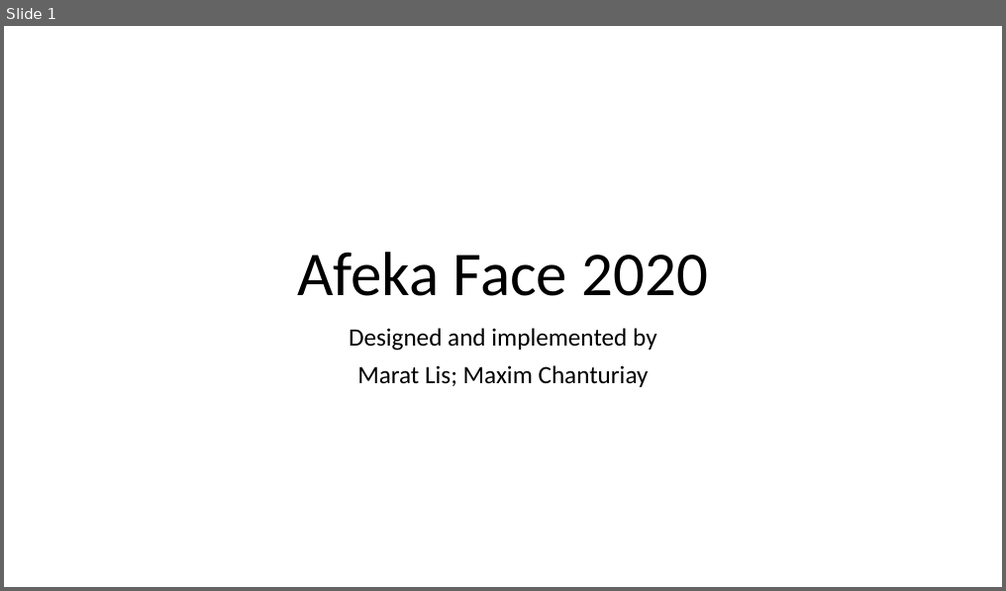
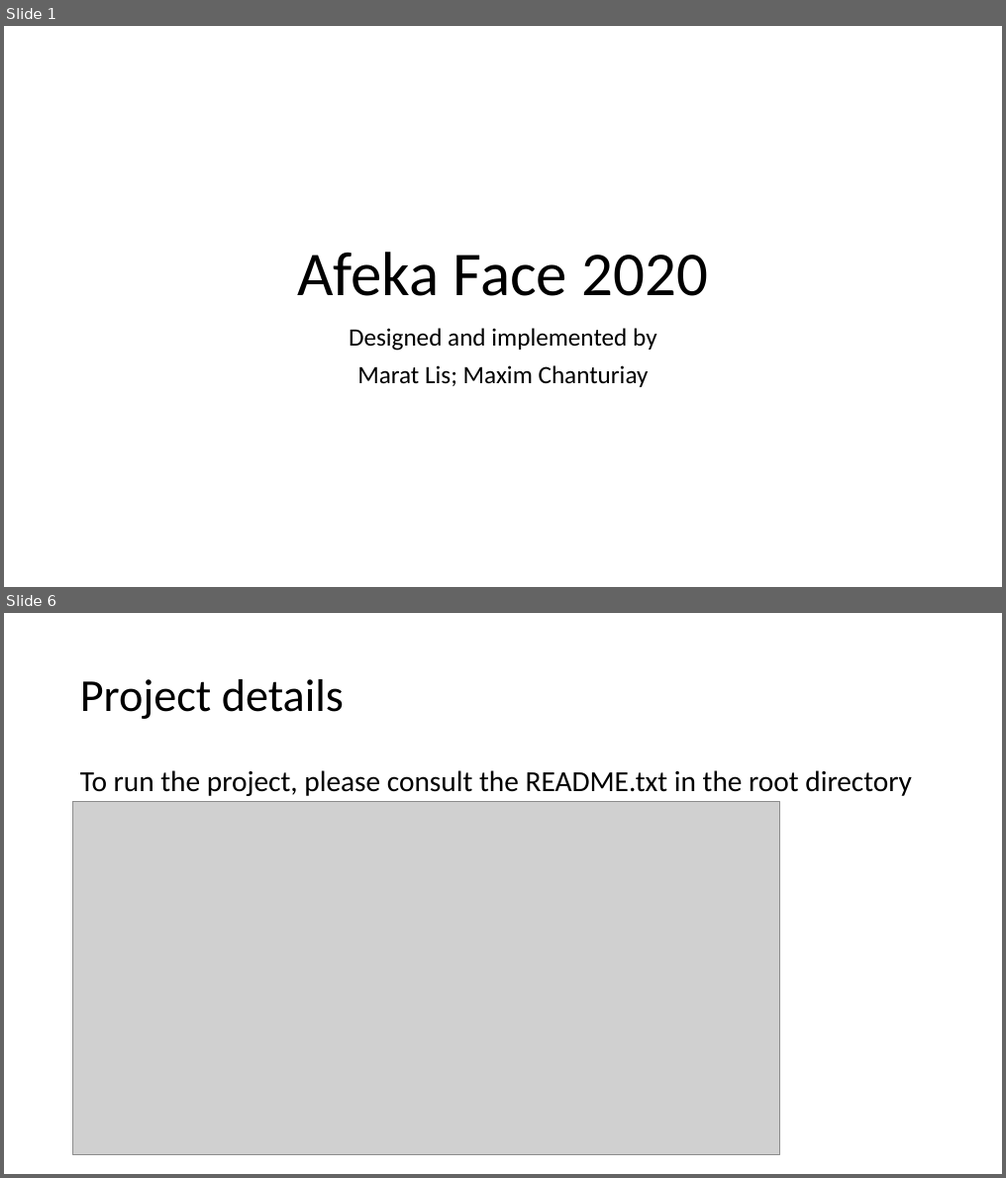
Before and after one commit to Z0neNp/afeka_face, a slide deck: project_explanation.pptx. Shown one above the other, each under a label of ours: slide 1 before the commit, slides 1 and 6 after it; the slides between them are not shown. The pictures are 1006x591 and 1006x1178 pixels, drawn with LibreOffice and Linux fonts; fonts in the diff are those of the drawing; grey boxes stand for pictures. Boxes give left, top, right and bottom in pixels: in the first picture for what was removed or moved away, otherwise in the second. Text is boxed around its words. In the diff, an @@ line names an element or a change of style, - is before the commit and + after.

Commit message:
updated the project description and readme

```diff
--- a/project_explanation.pptx
+++ b/project_explanation.pptx
@@ slide 6 added at (4, 613, 1002, 1174), background #FFFFFF @@
@@ title added at (80, 679, 344, 719), 44 pt, text #000000 @@
+Project details
@@ text added at (80, 770, 912, 796), 28 pt, text #000000 @@
+To run the project, please consult the README.txt in the root directory
@@ picture added at (73, 802, 779, 1155) @@
```
Also in this commit, not shown: 1 slide changed, 3 other slides added, 2 other files.
